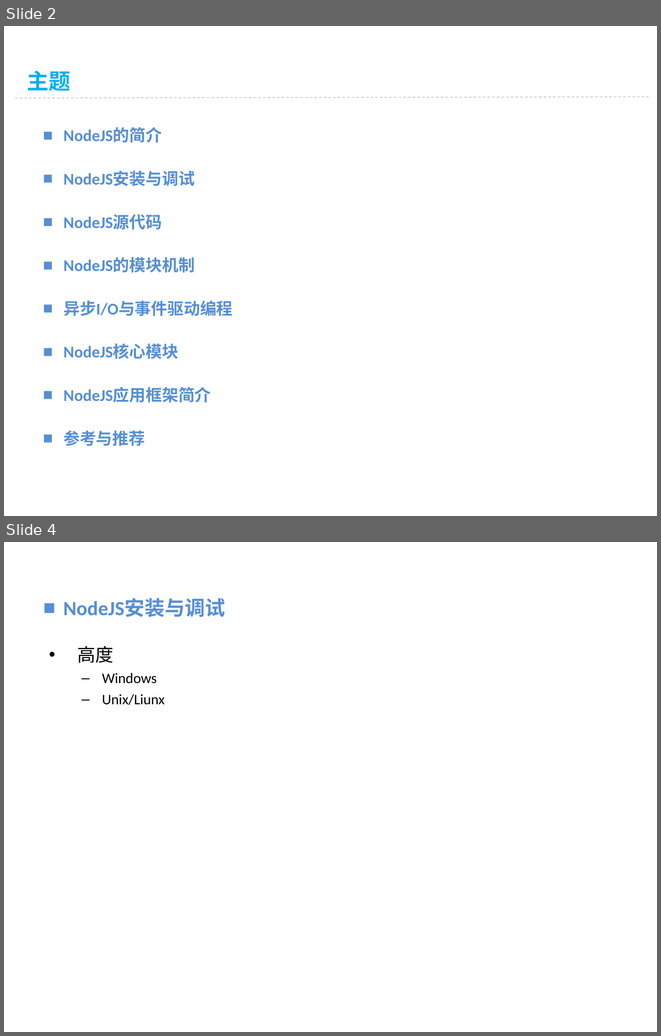
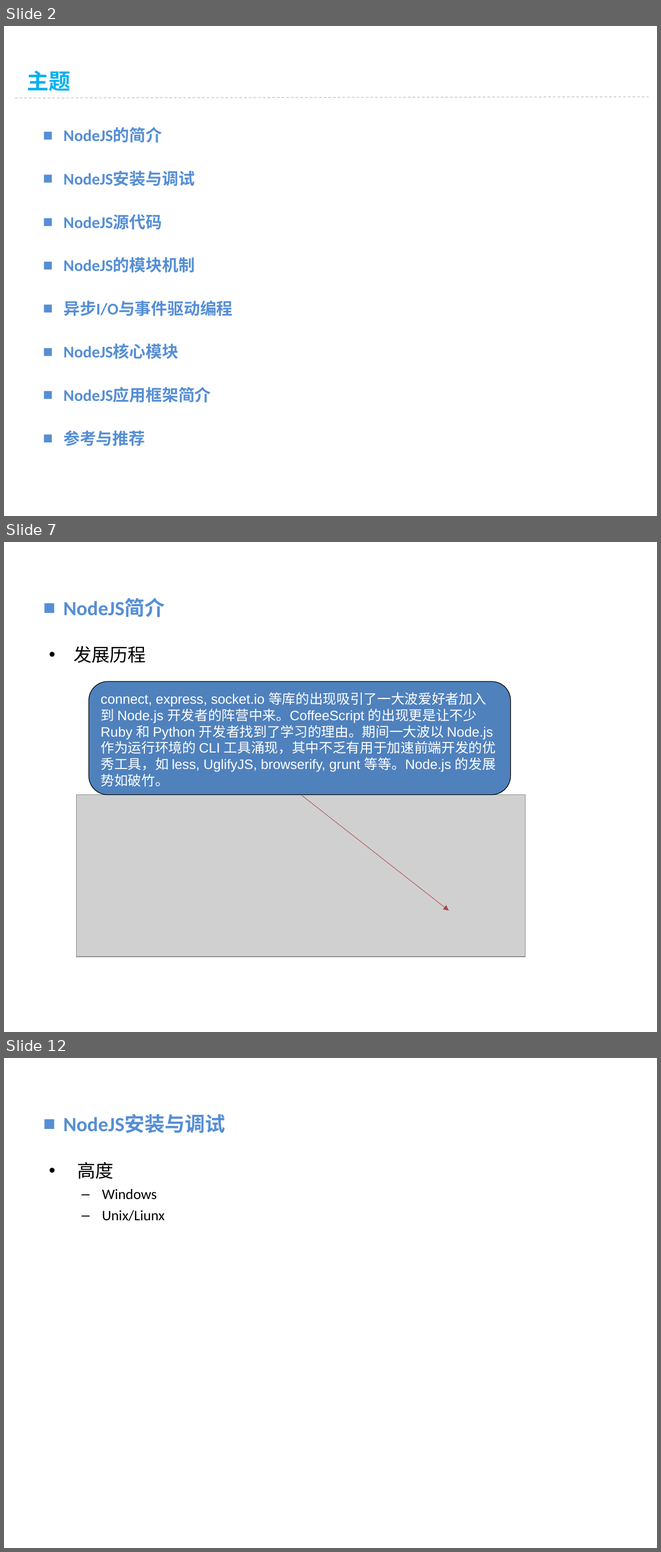
Before and after one commit to vaik/Documents, a slide deck: 我的分享/NodeJS基础概念理解.ppt. Shown one above the other, each under a label of ours: slides 2 and 4 before the commit, slides 2, 7 and 12 after it; the slides between them are not shown. The pictures are 661x1036 and 661x1552 pixels, drawn with LibreOffice and Linux fonts; fonts in the diff are those of the drawing; grey boxes stand for pictures; background and template pictures are left out. Boxes give left, top, right and bottom in pixels: in the first picture for what was removed or moved away, otherwise in the second. Text is boxed around its words. In the diff, an @@ line names an element or a change of style, - is before the commit and + after.

```diff
--- a/我的分享/NodeJS基础概念理解.ppt
+++ b/我的分享/NodeJS基础概念理解.ppt
@@ slide 7 added at [4,542,657,1032], background picture (left out) @@
@@ text added at [63,598,165,617], 22.2 pt, text #558ED5, bold @@
+■ NodeJS简介
@@ text added at [73,646,146,663], 20 pt, text #000000 @@
+• 发展历程
@@ rounded rectangle added at [89,682,511,795], fill #4F81BD, outline #000000 0.74 pt, 15 pt, text #FFFFFF @@
+connect, express, socket.io 等库的出现吸引了一大波爱好者加入到 Node.js 开发者的阵营中来。CoffeeScript 的出现更是让不少 Ruby 和 Python 开发者找到了学习的理由。期间一大波以 Node.js 作为运行环境的 CLI 工具涌现，其中不乏有用于加速前端开发的优秀工具，如 less, UglifyJS, browserify, grunt 等等。Node.js 的发展势如破竹。
@@ picture added at [77,795,525,956] @@
@@ arrow added from (301, 795) to (449, 910), #AE4845 0.51 pt @@
@@ what was slide 4 is now slide 12 @@
```
Also in this commit, not shown: 1 slide changed, 8 other slides added, 1 slide removed.
